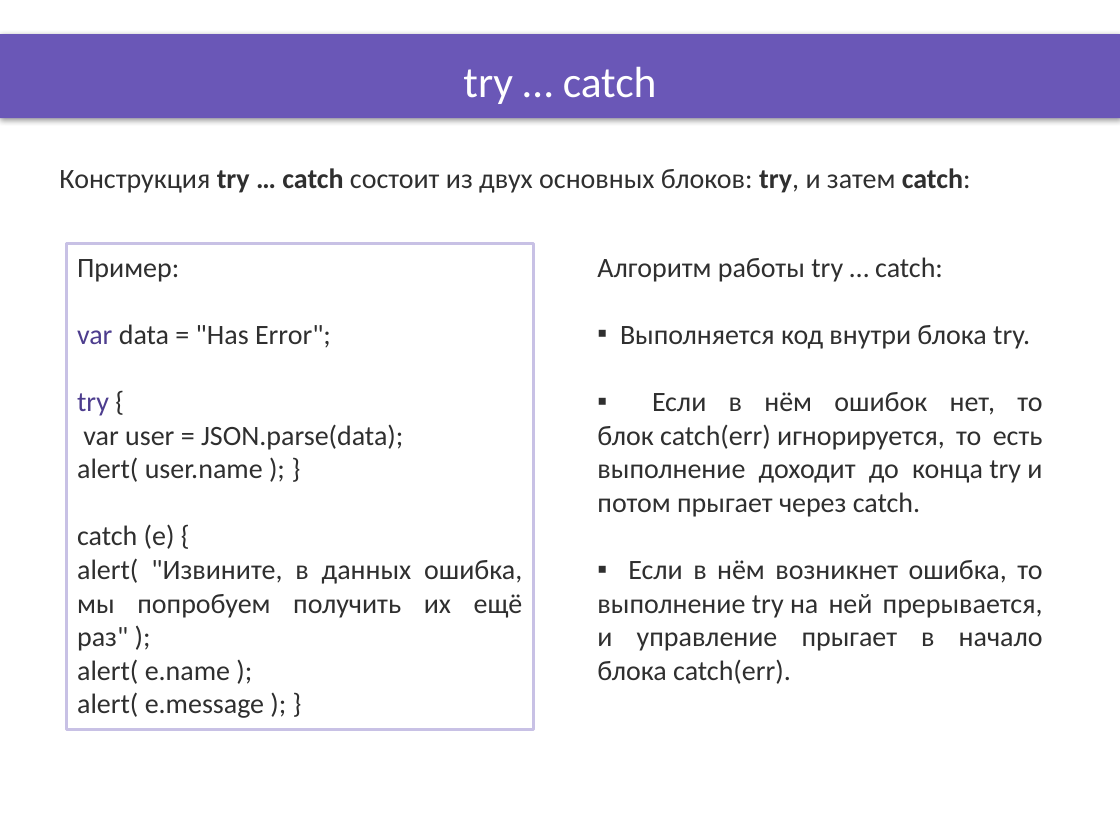
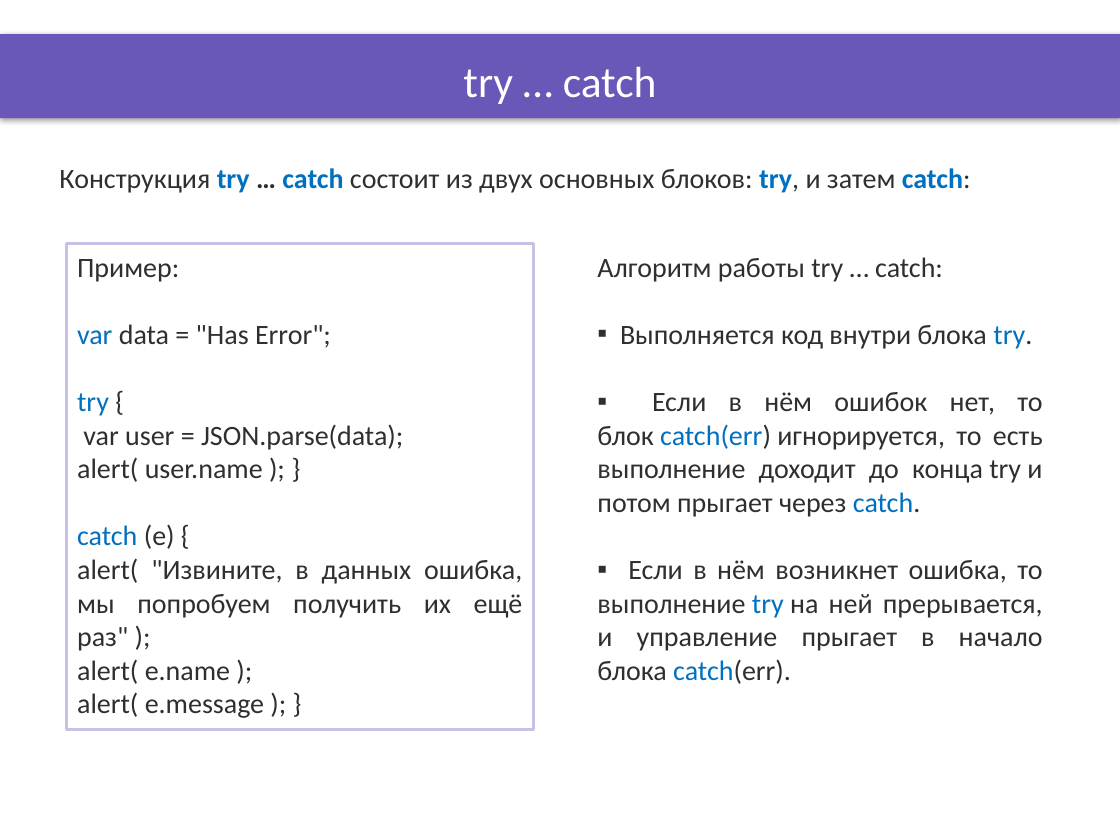
Before and after one commit to OleksandrPetryk/ignite, a slide deck: slide 6 of JS/005_lesson/Presentation/Other_Js_possibilities.pptx. Drawn at 1120x840 pixels with LibreOffice and Linux fonts; fonts in the diff are those of the drawing; background and template pictures are left out. Boxes give left, top, right and bottom in pixels: in the first picture for what was removed or moved away, otherwise in the second. Text is boxed around its words. In the diff, an @@ line names an element or a change of style, - is before the commit and + after.

```diff
--- a/JS/005_lesson/Presentation/Other_Js_possibilities.pptx
+++ b/JS/005_lesson/Presentation/Other_Js_possibilities.pptx
@@ text "Конструкция try … catch состоит ..." at (59,168,971,193): text colour #2F2F2F to #0070C0 in "try catch try, catch:" @@
@@ text in rectangle at (77,324,331,549): text colour #4D3D8E to #0070C0 in "var", "try"; text colour #2F2F2F to #0070C0 in "catch" @@
@@ text at (597,325,1043,684): text colour #2F2F2F to #0070C0 in "try.", "catch(err) catch.", "try catch(err)." @@
```
Also in this commit, not shown: 3 other slides changed, 17 other files.
